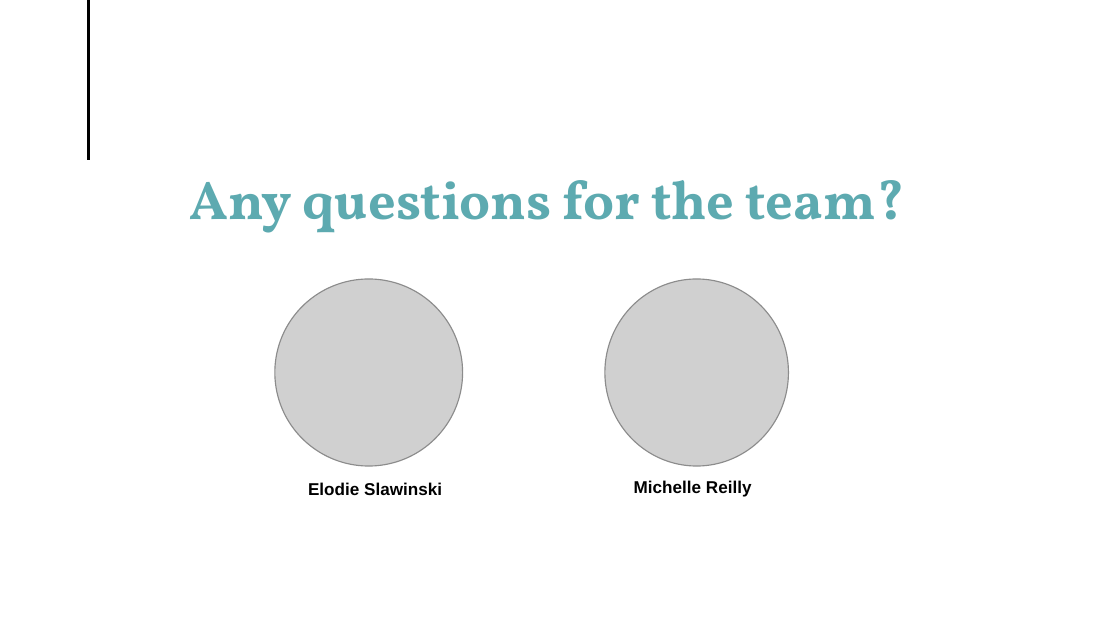
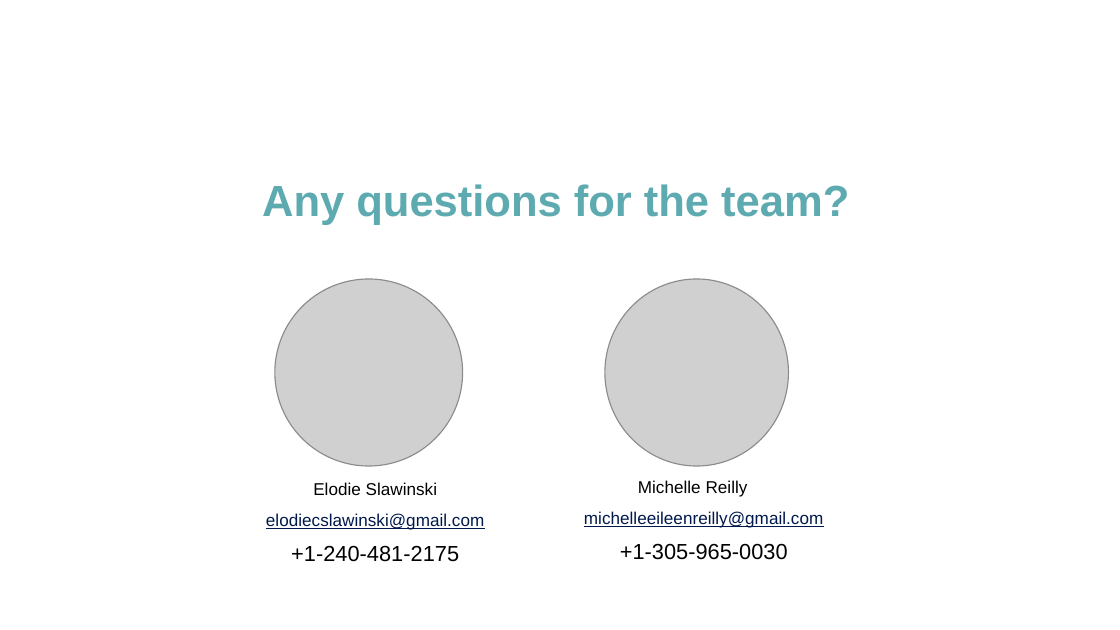
Before and after one commit to mereilly/AQI_Module_20_Final_Project, a slide deck: slide 15 of OpenWeather_AQI_Presentation_Draft.pptx (slide 11 before the commit). Drawn at 1120x630 pixels with LibreOffice and Linux fonts; fonts in the diff are those of the drawing; grey boxes stand for pictures. Boxes give left, top, right and bottom in pixels: in the first picture for what was removed or moved away, otherwise in the second. Text is boxed around its words. In the diff, an @@ line names an element or a change of style, - is before the commit and + after.

Commit message:
Update Michelle Sep 26

```diff
--- a/OpenWeather_AQI_Presentation_Draft.pptx
+++ b/OpenWeather_AQI_Presentation_Draft.pptx
@@ line removed from (88, 0) to (88, 160) @@
@@ title "Any questions for the team?" at (262, 184, 849, 225): size 35 to 28 pt, font Vollkorn to Arial; alignment left to centre @@
@@ text "Elodie Slawinski" at (313, 482, 437, 495): bold off @@
@@ text "Michelle Reilly" at (638, 480, 748, 497): bold off @@
@@ text added at (266, 513, 484, 562), 11 pt, text #00194C, underline @@
+elodiecslawinski@gmail.com
++1-240-481-2175
@@ text added at (584, 511, 823, 560), 11 pt, text #00194C, underline @@
+michelleeileenreilly@gmail.com
++1-305-965-0030
```
Also in this commit, not shown: 6 other slides changed, 4 slides added, 4 other files.
